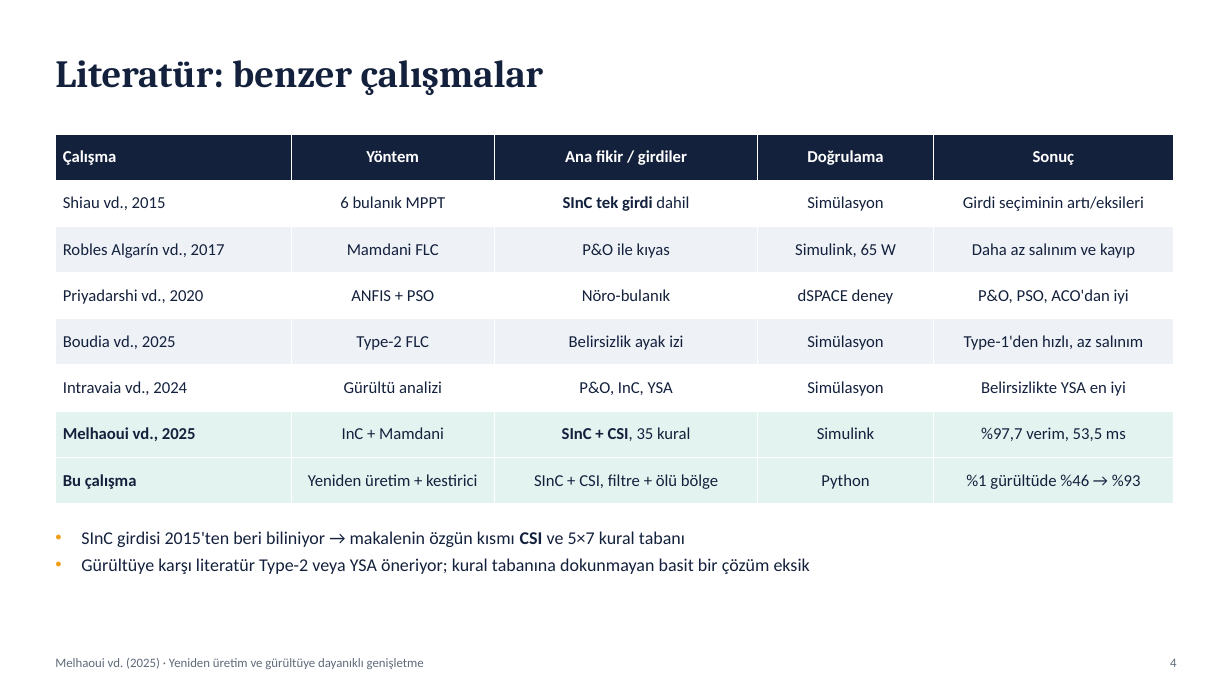
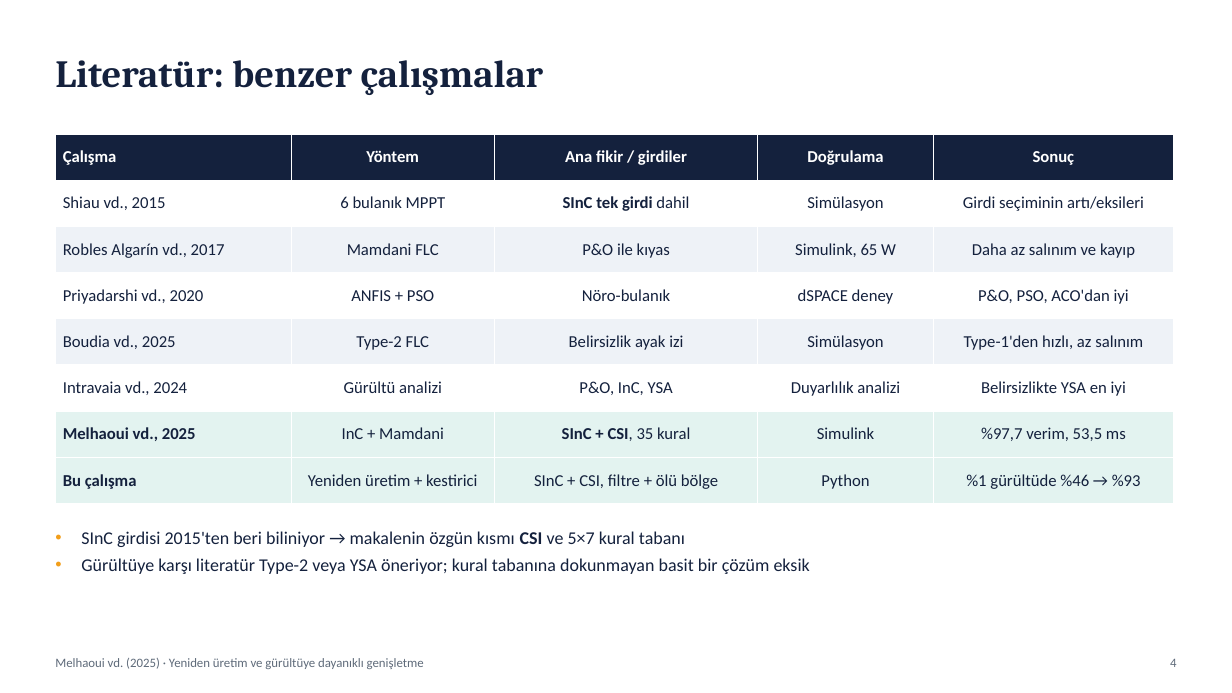
Before and after one commit to YigithanC/hybrid-fuzzy, a slide deck: slide 4 of presentation/presentation.pptx. Drawn at 1232x693 pixels with LibreOffice and Linux fonts; fonts in the diff are those of the drawing. Boxes give left, top, right and bottom in pixels: in the first picture for what was removed or moved away, otherwise in the second. Text is boxed around its words. In the diff, an @@ line names an element or a change of style, - is before the commit and + after.

```diff
--- a/presentation/presentation.pptx
+++ b/presentation/presentation.pptx
@@ table at bbox=[55, 134, 1174, 504] @@
-row 6, column 4: Simülasyon
+row 6, column 4: Duyarlılık analizi
```
Also in this commit, not shown: 11 other files.
